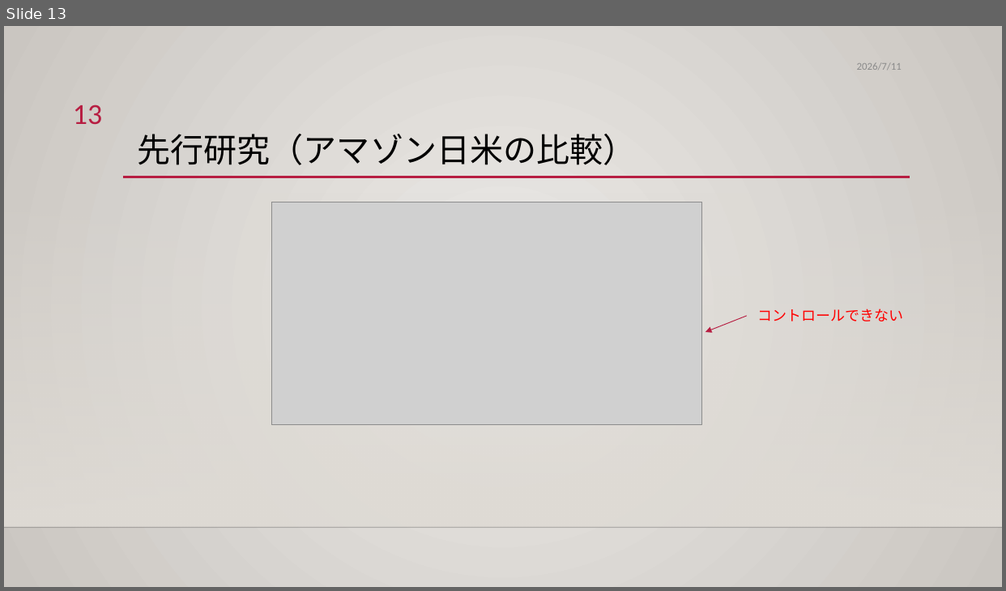
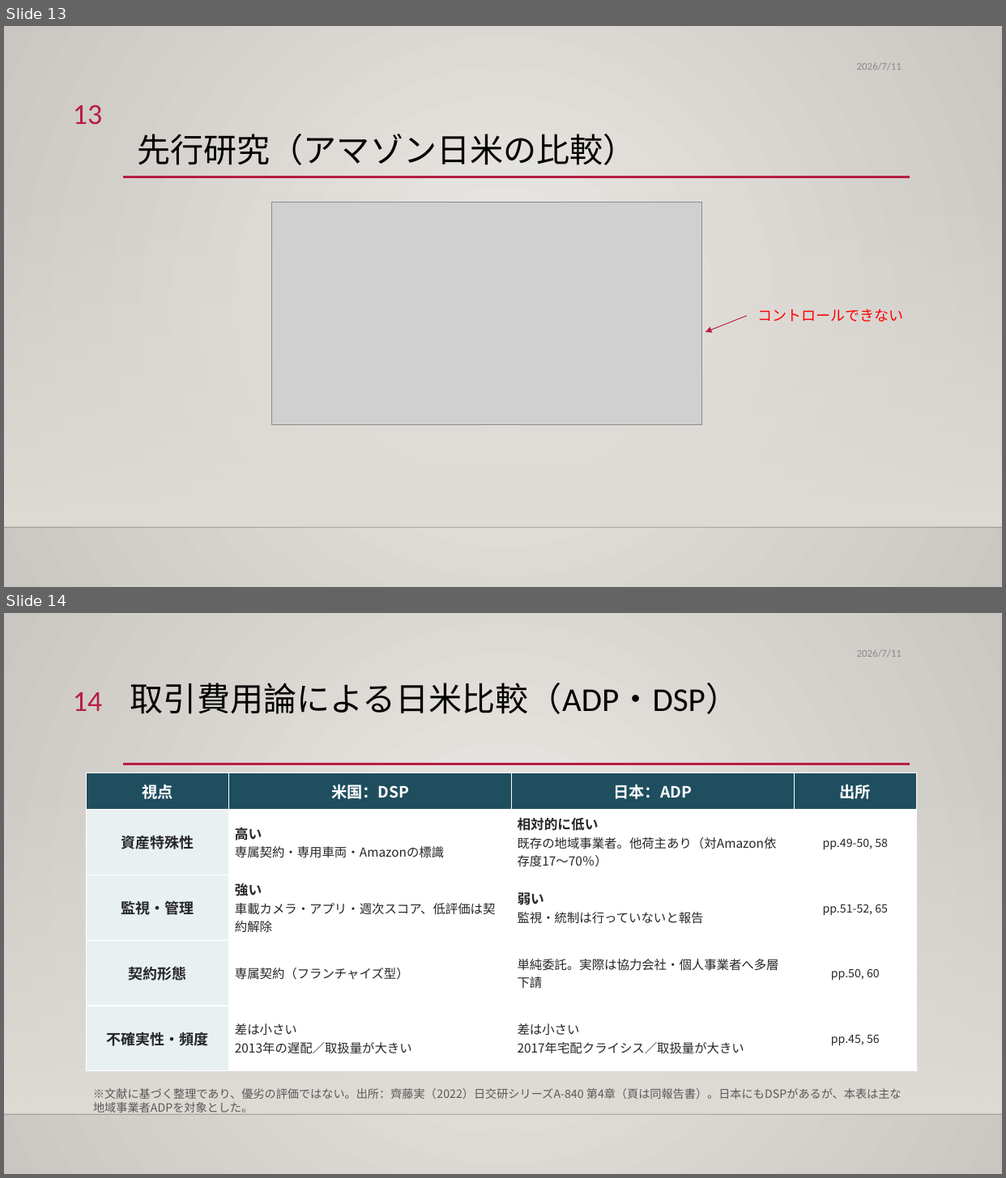
Before and after one commit to xbq738922642-cmd/claude-test, a slide deck: 中間発表_修正版.pptx. Shown one above the other, each under a label of ours: slide 13 before the commit, slides 13 and 14 after it. The pictures are 1006x591 and 1006x1178 pixels, drawn with LibreOffice and Linux fonts; fonts in the diff are those of the drawing; grey boxes stand for pictures; background and template pictures are left out. Boxes give left, top, right and bottom in pixels: in the first picture for what was removed or moved away, otherwise in the second. Text is boxed around its words. In the diff, an @@ line names an element or a change of style, - is before the commit and + after.

```diff
--- a/中間発表_修正版.pptx
+++ b/中間発表_修正版.pptx
@@ slide 14 added at <box>4,613,1002,1174</box>, background gradient #ECEAE7 to #CAC7C1; not listed: 3 template elements that a slide beside it also shows @@
@@ text added at <box>857,650,901,657</box>, 10 pt, text #8C8C8C @@
+2026/7/11
@@ title added at <box>130,683,739,714</box>, 32 pt, text #000000 @@
+取引費用論による日米比較（ADP・DSP）
@@ page number added at <box>73,692,102,711</box>, 28 pt, text #B71E42 @@
+14
@@ table added at <box>86,773,916,1071</box>, 5 rows, 4 columns @@
+視点 | 米国：DSP | 日本：ADP | 出所
+資産特殊性 | 高い / 専属契約・専用車両・Amazonの標識 | 相対的に低い / 既存の地域事業者。他荷主あり（対Amazon依存度17〜70％） | pp.49-50, 58
+監視・管理 | 強い / 車載カメラ・アプリ・週次スコア、低評価は契約解除 | 弱い / 監視・統制は行っていないと報告 | pp.51-52, 65
+契約形態 | 専属契約（フランチャイズ型） | 単純委託。実際は協力会社・個人事業者へ多層下請 | pp.50, 60
+不確実性・頻度 | 差は小さい / 2013年の遅配／取扱量が大きい | 差は小さい / 2017年宅配クライシス／取扱量が大きい | pp.45, 56
@@ text added at <box>93,1088,901,1115</box>, 11 pt, text #595959 @@
+※文献に基づく整理であり、優劣の評価ではない。出所：齊藤実（2022）日交研シリーズA-840 第4章（頁は同報告書）。日本にもDSPがあるが、本表は主な地域事業者ADPを対象とした。
```
Also in this commit, not shown: 1 other file.
